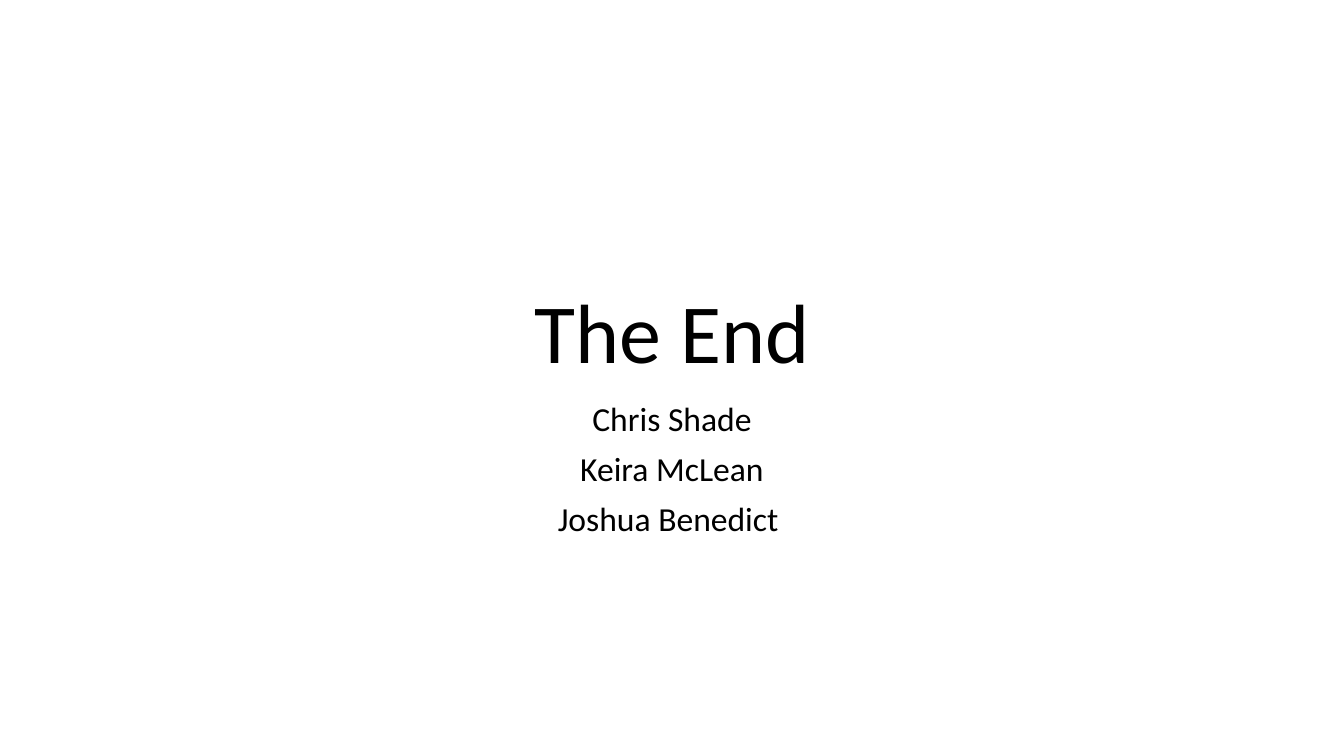
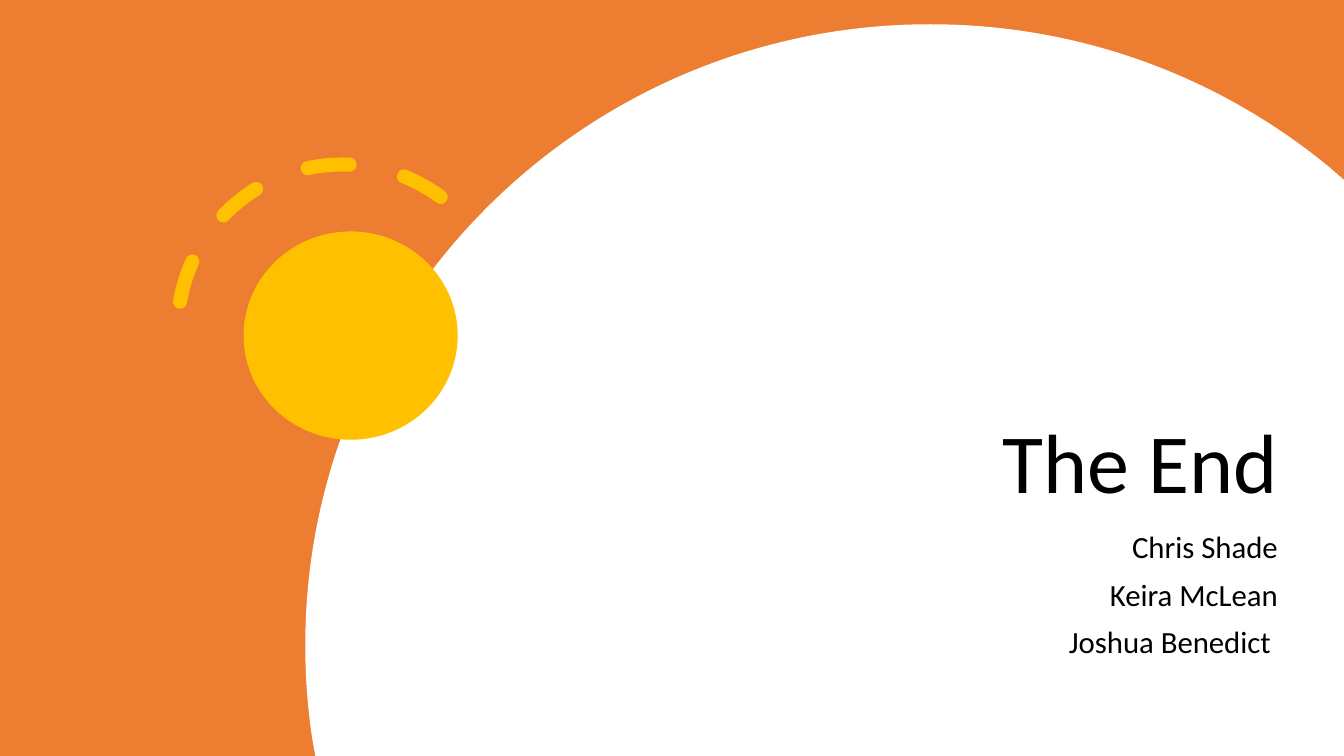
Before and after one commit to keira-mclean/capstone-cjk-be, a slide deck: slide 5 of Capstone3_CJK.pptx. Drawn at 1344x756 pixels with LibreOffice and Linux fonts; fonts in the diff are those of the drawing. Boxes give left, top, right and bottom in pixels: in the first picture for what was removed or moved away, otherwise in the second. Text is boxed around its words. In the diff, an @@ line names an element or a change of style, - is before the commit and + after.

```diff
--- a/Capstone3_CJK.pptx
+++ b/Capstone3_CJK.pptx
@@ rectangle added at (0,0,1344,756), fill #ED7D31 @@
@@ freeform shape added at (306,24,1344,756), fill #FFFFFF @@
@@ arc (boxed as its full ellipse) added at (111,97,574,561), outline #FFC000 10 pt dashed @@
@@ ellipse added at (244,232,458,441), fill #FFC000 @@
@@ title "The End": place and size @@
-title "The End" at (534,304,809,364)
+title "The End" at (1003,434,1277,494)
@@ title "The End" at (1003,434,1277,494): alignment centre to right @@
@@ subtitle "Chris Shade": place and size @@
-subtitle "Chris Shade" at (558,407,778,532)
+subtitle "Chris Shade" at (1069,536,1277,654)
@@ subtitle "Chris Shade" at (1069,536,1277,654): size 24 to 22 pt; alignment centre to right @@
```
Also in this commit, not shown: 4 other slides changed, 1 other file.
